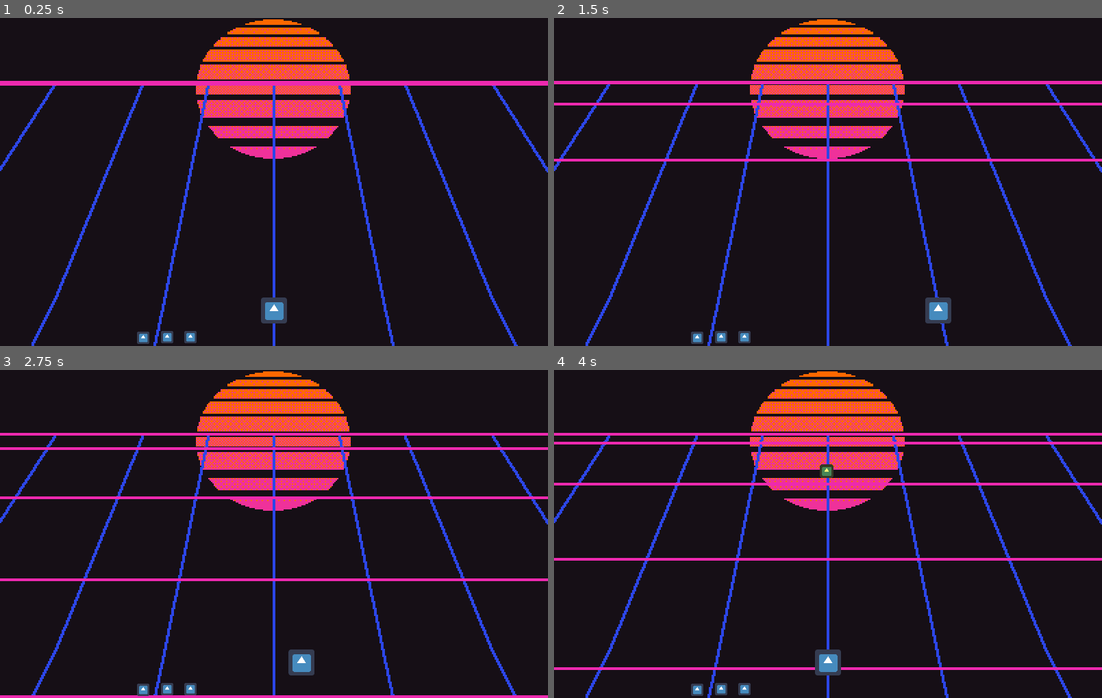
Above: before the commit, frames 1-4 (two rows, left to right).
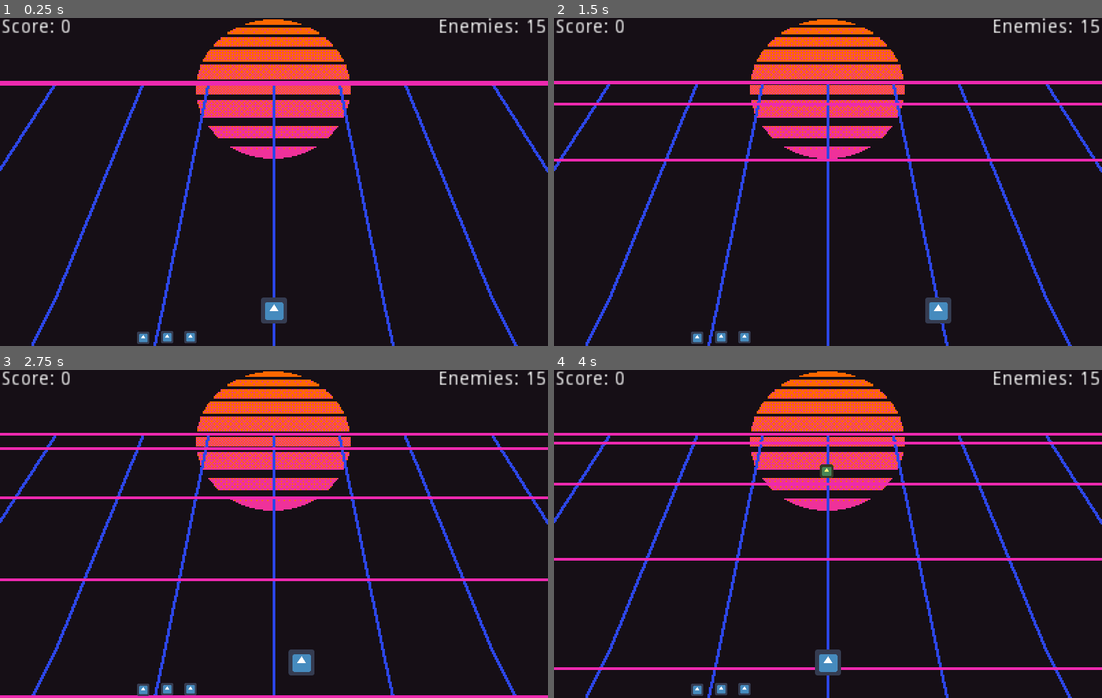
Above: after the commit, the same moments.

Repository: Sleeping-Robot-Games/vapor-rider
Game: Godot game, scene res://scenes/Game.tscn
The game is run twice, just before and just after one commit, with the same random seed, the same clock (stepped at 60 frames per second) and the same inputs. The engine's default icon, where the game draws it, is replaced by a stand-in: a white triangle on a blue panel in a dark square.
Inputs:
- Up to frame 1 (0.25 s): no input
- Up to frame 2 (1.5 s): hold Right (right) 0.53-1.28 s; tap Space (shoot) at 0.6, 1.35 s; hold Left (left) from 1.28 s (still down)
- Up to frame 3 (2.75 s): release Left (left) at 2.03 s; hold Right (right) from 2.03 s (still down); tap Space (shoot) at 2.1 s
- Up to frame 4 (4 s): tap Space (shoot) at 2.85, 3.6 s; release Right (right) at 3.53 s; hold Left (left) from 3.53 s (still down)

The runs differ from the first frame. In frame 1, 0.5% of the frame differs, in the area x 0-100%, y 0-5%; in frame 2, 0.5%; in frame 3, 0.5%; in frame 4, 0.5%.

Commit message:
track enemy count and score in UI

Diff:
--- a/scenes/Game.tscn
+++ b/scenes/Game.tscn
@@ -221,6 +221,18 @@
 scale = Vector2( 0.140625, 0.140625 )
 texture = ExtResource( 3 )
 
+[node name="Score" type="Label" parent="CanvasLayer"]
+margin_left = 1.0
+margin_right = 52.0
+margin_bottom = 14.0
+text = "Score: 0"
+
+[node name="Enemies" type="Label" parent="CanvasLayer"]
+margin_left = 320.0
+margin_right = 396.0
+margin_bottom = 14.0
+text = "Enemies: -1"
+
 [node name="LoadingMenu" type="Node2D" parent="CanvasLayer"]
 visible = false
 modulate = Color( 1, 1, 1, 0.909804 )
--- a/scripts/Enemy.gd
+++ b/scripts/Enemy.gd
@@ -2,7 +2,10 @@
 
 var random = RandomNumberGenerator.new()
 
+export var points = 25
+
 onready var tween = get_node("Tween")
+onready var game = get_node('/root/Game')
 
 var spawn_pos_points = []
 var lane_pos_points = []
@@ -49,7 +52,7 @@
 
 func dmg():
 	dying = true
-	get_node('/root/Game').spawn_enemy()
+	game.enemy_killed(points)
 	queue_free()
 
 func find_spawn_point():
--- a/scripts/Game.gd
+++ b/scripts/Game.gd
@@ -4,9 +4,7 @@
 
 ## TODO: A "Sector" is a level that is completed after all enemies are defeated
 var sector = 1
-## TODO: Need counter in the UI show how many enemies are left in the sector
 var total_enemies = 15
-## TODO: Show score in UI. Each enemy kill adds to score. Not sure on what the variations are yet
 var score = 0
 
 ## TODO: Gameplay flow of completing one level then going to the next
@@ -15,7 +13,7 @@
 ## TODO: Recreate end of level gameplay Beamrider does with the mothership thing at the top of the level
 
 func _ready():
-	pass
+	$CanvasLayer/Enemies.text = "Enemies: " + str(total_enemies)
 
 func _on_EnemySpawnTimer_timeout():
 	spawn_enemy()
@@ -27,7 +25,8 @@
 	for enemy in get_tree().get_nodes_in_group("enemies"):
 		if !enemy.dying:
 			enemies.append(enemy)
-	if enemies.size() < max_enemies:
+	var living_enemies = enemies.size()
+	if living_enemies < max_enemies and total_enemies - living_enemies > 0:
 		var enemy_scene = load("res://scenes/Enemy.tscn")
 		var new_enemy = enemy_scene.instance()
 		get_node('YSort').add_child(new_enemy)
@@ -38,6 +37,13 @@
 	## TODO: After level 1 astroids spawn that go all the way down to delivery points to hit player
 	pass
 
+func enemy_killed(points):
+	score += points
+	$CanvasLayer/Score.text = "Score: " + str(score)
+	total_enemies -= 1
+	$CanvasLayer/Enemies.text = "Enemies: " + str(total_enemies)
+	spawn_enemy()
+
 func _on_BeamTimer_timeout():
 	var beam_scene = load("res://scenes/Beam.tscn")
 	var new_beam = beam_scene.instance()
